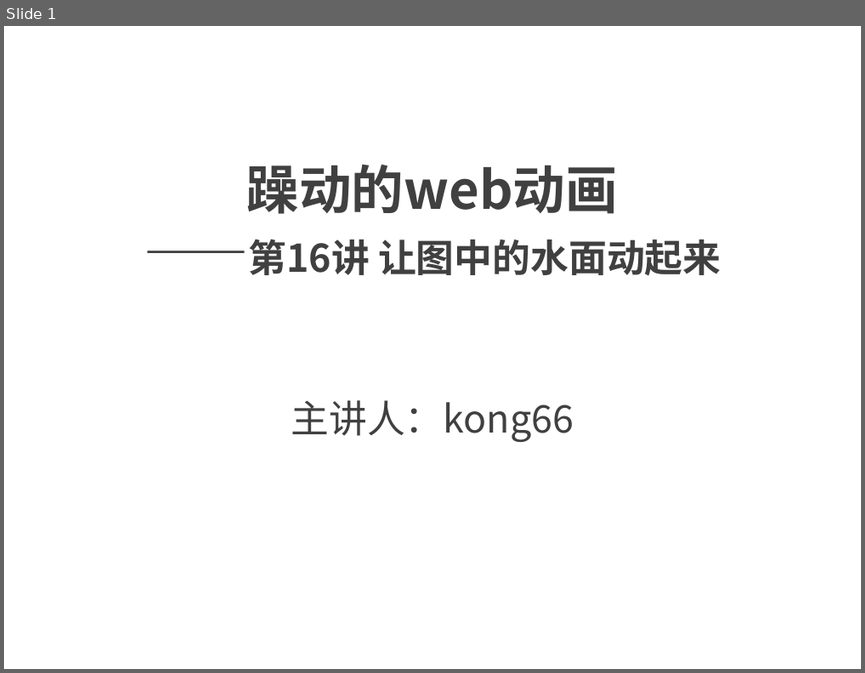
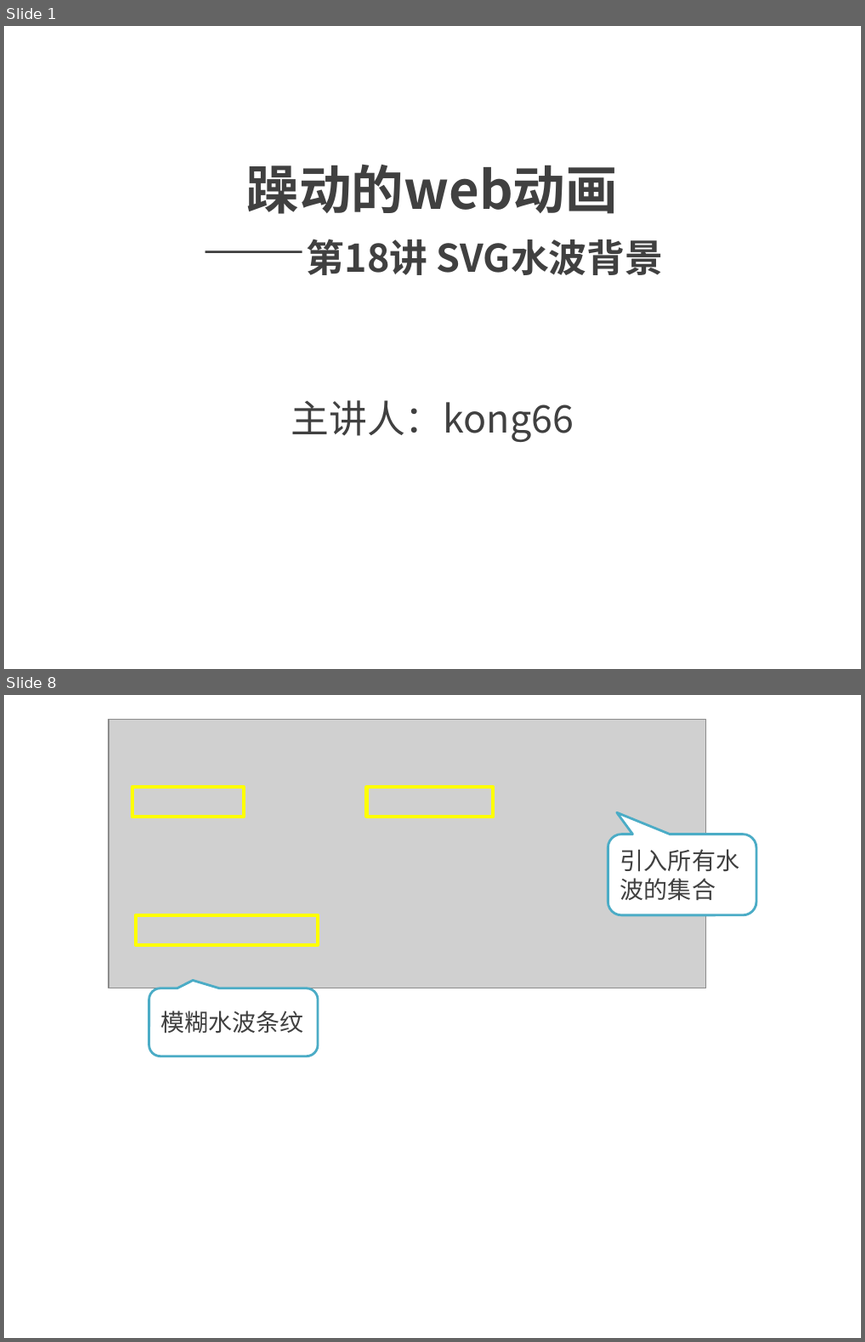
Before and after one commit to kong66/webAni, a slide deck: 18-svg-filter-water-wave/18.pptx. Shown one above the other, each under a label of ours: slide 1 before the commit, slides 1 and 8 after it; the slides between them are not shown. The pictures are 865x673 and 865x1342 pixels, drawn with LibreOffice and Linux fonts; fonts in the diff are those of the drawing; grey boxes stand for pictures. Boxes give left, top, right and bottom in pixels: in the first picture for what was removed or moved away, otherwise in the second. Text is boxed around its words. In the diff, an @@ line names an element or a change of style, - is before the commit and + after.

```diff
--- a/18-svg-filter-water-wave/18.pptx
+++ b/18-svg-filter-water-wave/18.pptx
@@ slide 8 added at (4, 695, 861, 1338), background #FFFFFF @@
@@ picture added at (109, 720, 706, 989) @@
@@ rectangle added at (132, 787, 244, 817), outline #FFFF00 3 pt @@
@@ rectangle added at (366, 787, 494, 817), outline #FFFF00 3 pt @@
@@ rounded speech box added at (608, 834, 756, 914), fill #FFFFFF, outline #4BACC6 2 pt, 20 pt, text #404040 @@
+引入所有水波的集合
@@ rectangle added at (136, 915, 318, 945), outline #FFFF00 3 pt @@
@@ rounded speech box added at (148, 988, 318, 1055), fill #FFFFFF, outline #4BACC6 2 pt, 20 pt, text #404040 @@
+模糊水波条纹
@@ slide 1 changed as well @@
@@ title at (247, 164, 664, 275): text changed @@
-躁动的web动画
-——第16讲 让图中的水面动起来
+躁动的web动画
+——第18讲 SVG水波背景
```
Also in this commit, not shown: 2 other slides changed, 18 other slides added, 11 slides removed, 7 other files.
